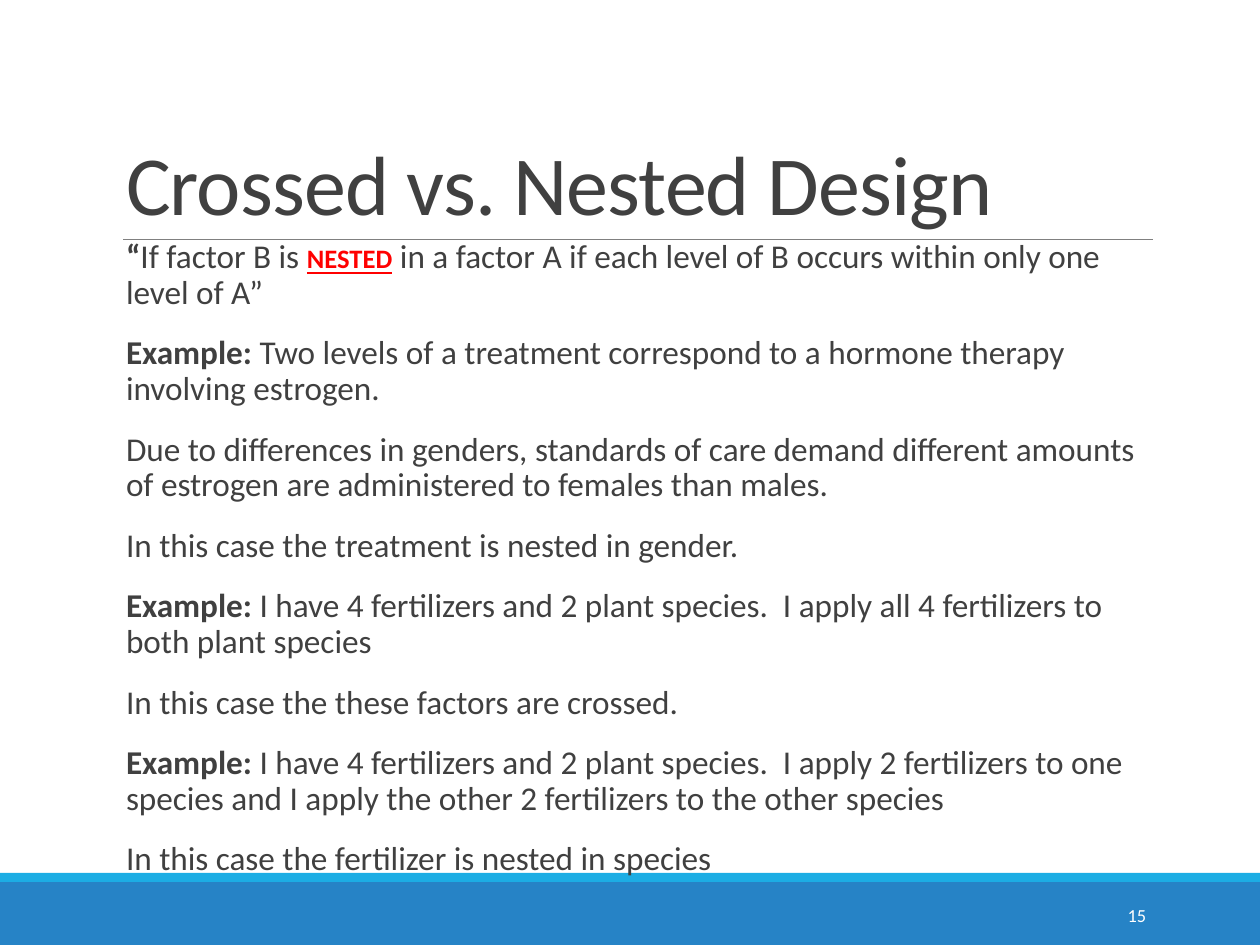
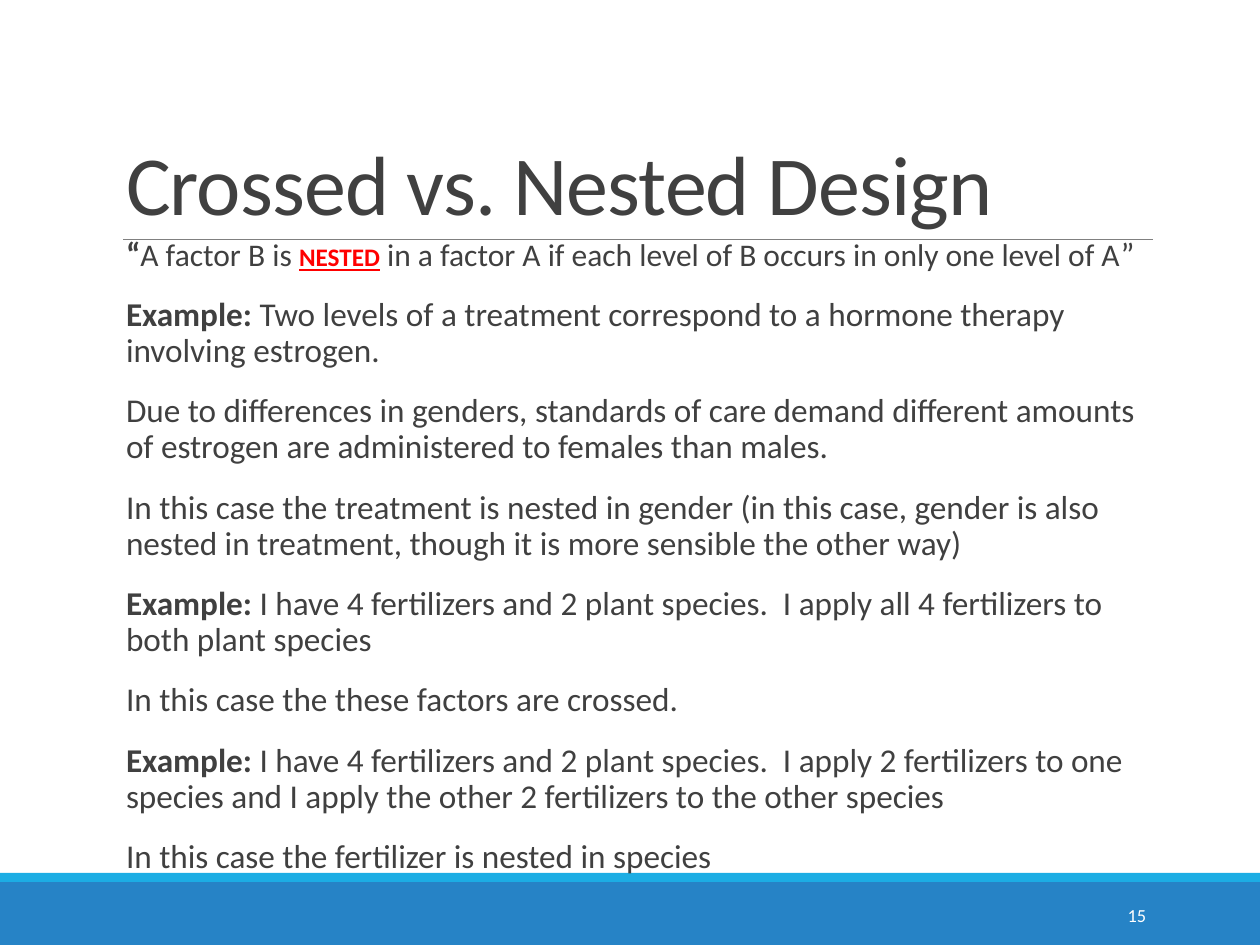
Before and after one commit to STAT6302/lectures, a slide deck: slide 15 of multiWayANOVA/13a_multiwayAnovaDarren.pptx. Drawn at 1260x945 pixels with LibreOffice and Linux fonts; fonts in the diff are those of the drawing. Boxes give left, top, right and bottom in pixels: in the first picture for what was removed or moved away, otherwise in the second. Text is boxed around its words. In the diff, an @@ line names an element or a change of style, - is before the commit and + after.

```diff
--- a/multiWayANOVA/13a_multiwayAnovaDarren.pptx
+++ b/multiWayANOVA/13a_multiwayAnovaDarren.pptx
@@ text at (140,239,1119,271): text changed; size 19 to 18 pt @@
-  “If factor B is nested in a factor A if each level of B occurs within only one level of A”
+  “A factor B is nested in a factor A if each level of B occurs in only one level of A”
@@ text at (126,495,1099,561): text changed @@
-  In this case the treatment is nested in gender.
+  In this case the treatment is nested in gender (in this case, gender is also nested in treatment, though it is more sensible the other way)
```
Also in this commit, not shown: 1 other slide changed, 1 other file.
